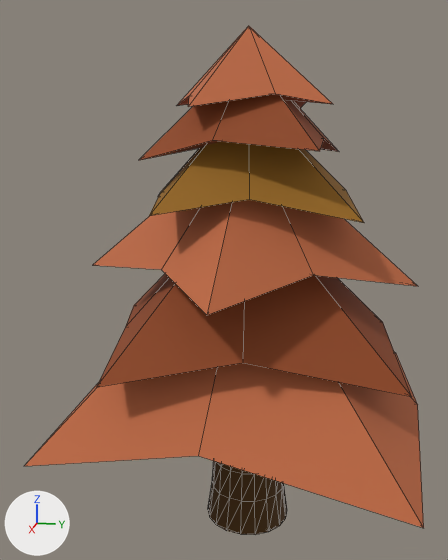
An edit to the FBX model Assets/Prefabs/3dModels/Tree1.FBX, drawn before and after from the same camera.
Camera for both pictures: a 50 mm lens placed at (0.87, 0.384, 0.949), pointed at (-0.514, 0.107, 0.603). Every picture has the same lights, and +X, +Y and +Z are marked at lower left. Mesh edges are drawn as thin lines. Where no turn or scale is listed for an object, it has been applied to the vertices.

Names of what the first picture shows: 'Cylinder002', 'Pyramid007', 'Pyramid008', 'Pyramid009', 'Pyramid010', 'Pyramid011', 'Pyramid012'.
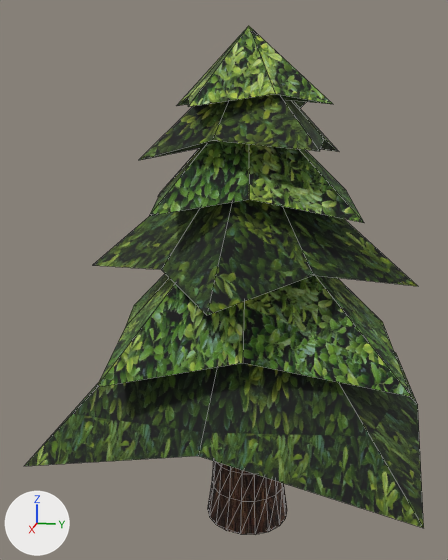
The newer file is also turned or shifted as a whole; pictures and numbers use the older file's frame.

What the commit changed:
Picture 'brighttree.jpg' (img_brighttree_jpg) is new.
Picture 'tree_leaves_dark.jpg' (img_tree_leaves_dark_jpg) is new.
Picture 'tree_bark.jpg' (img_tree_bark_jpg) is new.
Material '14 - Default' (mat_14___default) is new.
Its texture is img_brighttree_jpg.
Its roughness is 0.859.
Material '15 - Default' (mat_15___default) is new.
Its texture is img_tree_leaves_dark_jpg.
Its roughness is 0.859.
Material '03 - Default' (mat_03___default) is new.
Its texture is img_tree_bark_jpg.
Its roughness is 0.859.
me_mesh_003 has 10 vertices, 16 faces and spans x -0.384..0.384, y -0.384..0.384, z -0.06..0.271.
me_mesh_003 is used by ob_pyramid009; location (-0.52, 0.159, 0.67).
me_mesh_003 no longer uses material mat_material__28 (orange #bd6840).
me_mesh_003 part 3: texture (UV) coordinates of 16 of 16 faces, centred in x -0.185..0.199, y -0.194..0.204, z -0.02..0.081, changed; they spanned u 0.0..1.0, v 0.0..0.98 and now span u -0.46..1.46, v -0.67..1.63.
me_mesh_003 now uses material mat_15___default (picture img_tree_leaves_dark_jpg).
me_mesh_005 has 10 vertices, 16 faces and spans x -0.186..0.186, y -0.186..0.186, z -0.032..0.145.
me_mesh_005 no longer uses material mat_material__28 (orange #bd6840).
me_mesh_005 now uses material mat_14___default (picture img_brighttree_jpg).
me_mesh_004 has 10 vertices, 16 faces and spans x -0.361..0.361, y -0.361..0.361, z -0.067..0.302.
me_mesh_004 is used by ob_pyramid008; location (-0.52, 0.159, 0.512).
me_mesh_004 no longer uses material mat_material__29 (brown #8e451c).
me_mesh_004 part 4: texture (UV) coordinates of 16 of 16 faces, centred in x -0.206..0.216, y -0.206..0.226, z -0.022..0.091, changed; they spanned u 0.03..0.97, v 0.03..0.95 and now span u -0.4..1.6, v -0.6..1.56.
me_mesh_004 now uses material mat_14___default (picture img_brighttree_jpg).
me_mesh_006 has 10 vertices, 16 faces and spans x -0.381..0.381, y -0.381..0.397, z -0.085..0.381.
me_mesh_006 is used by ob_pyramid007; location (-0.52, 0.159, 0.349).
me_mesh_006 no longer uses material mat_material__28 (orange #bd6840).
me_mesh_006 part 1: texture (UV) coordinates of 16 of 16 faces, centred in x -0.241..0.248, y -0.243..0.259, z -0.028..0.114, changed; they spanned u 0.0..1.0, v 0.0..1.0 and now span u -0.66..1.66, v -0.66..1.67.
me_mesh_006 now uses material mat_15___default (picture img_tree_leaves_dark_jpg).
me_mesh has 10 vertices, 16 faces and spans x -0.196..0.196, y -0.196..0.196, z -0.041..0.183.
me_mesh is used by ob_pyramid011; location (-0.52, 0.159, 0.925).
me_mesh no longer uses material mat_material__29 (brown #8e451c).
me_mesh part 2: texture (UV) coordinates of 16 of 16 faces, centred in x -0.122..0.128, y -0.123..0.121, z -0.014..0.055, changed; they spanned u 0.24..0.76, v 0.24..0.96 and now span u -0.07..1.02, v -0.11..1.84.
me_mesh now uses material mat_15___default (picture img_tree_leaves_dark_jpg).
me_mesh_002 has 108 vertices, 212 faces and spans x -0.102..0.102, y -0.1..0.1, z 0.0..0.381.
me_mesh_002 no longer uses material mat_material__26 (brown #4f3200).
me_mesh_002 now uses material mat_03___default (picture img_tree_bark_jpg).
me_mesh_001 has 10 vertices, 16 faces and spans x -0.257..0.257, y -0.257..0.257, z -0.047..0.21.
me_mesh_001 no longer uses material mat_material__30 (brown #966616).
me_mesh_001 now uses material mat_14___default (picture img_brighttree_jpg).

Location of each change, (x1, y1, x2, y2) in pixels of the pictures (448 x 560 px):
'Pyramid007', recoloured, surface changed
    both: (25, 353, 424, 528)
'Pyramid008', recoloured, surface changed (brown to green)
    both: (97, 274, 411, 396)
'Pyramid009', recoloured, surface changed
    both: (93, 200, 417, 315)
'Pyramid010', recoloured (brown to green)
    both: (149, 141, 364, 223)
'Pyramid011', recoloured, surface changed (brown to green)
    both: (139, 94, 339, 160)
'Pyramid012', recoloured (brown to green)
    both: (177, 26, 333, 108)
'Cylinder002', recoloured
    both: (209, 461, 287, 535)
